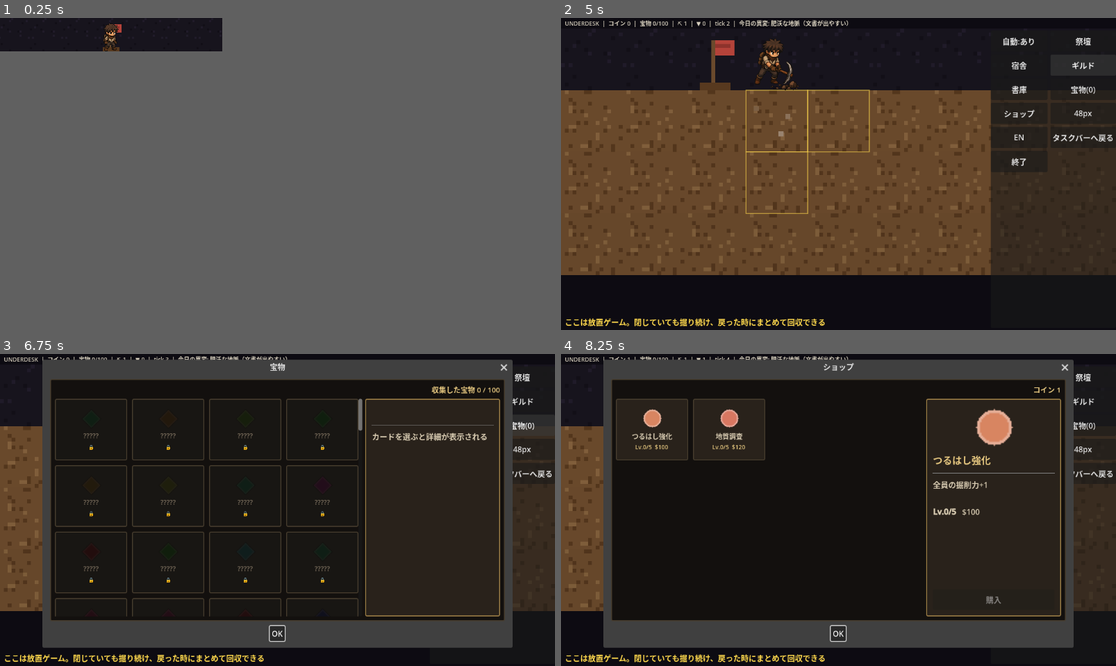
Above: before the commit, frames 1-4 (two rows, left to right).
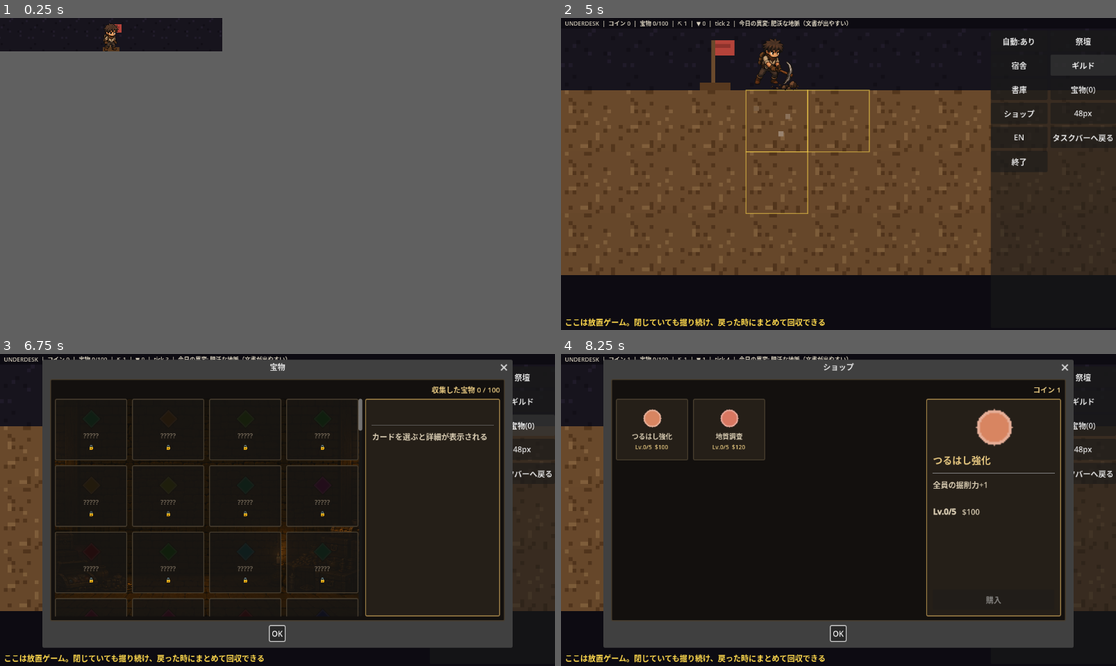
Above: after the commit, the same moments.

Repository: jinsei0604/UnderDesk
Game: Godot game, scene res://src/ui/main.tscn
Same seed, same stepped clock (60 frames per second), same inputs: the game is played once before the commit and once after it.
Inputs (mouse positions are in pixels of both pictures, inside the frame that each line leads up to):
- Up to frame 1 (0.25 s): no input
- Up to frame 2 (5 s): tap Enter at 0.5 s; drag from (672, 33) to (694, 27) at 0.52 s; click "自動:あり" at 1.25 s; click "自動:なし" at 2 s; click "祭壇" at 2.75 s; click "宿舎" at 3.5 s; click "ギルド" at 4.25 s
- Up to frame 3 (6.75 s): click "書庫" at 5 s; click "OK" at 5.75 s; click "宝物(0)" at 6.5 s
- Up to frame 4 (8.25 s): click "OK" at 7.25 s; click "ショップ" at 8 s

Frames 1-2 are identical in both runs. In frame 3, 0.8% of the frame differs, in the area x 9-65%, y 30-84%; in frame 4, less than 0.1%.

Commit message:
Add treasure dialog background; make cards translucent so it shows through
dialog_bg_treasure.png (torch-lit vault, chests and coin piles) wired
into the treasure dialog the same way as the archive. Since the
treasure grid can be packed with up to 100 items, an opaque card grid
would hide the backdrop entirely -- give the card fills (normal/hover/
selected/locked) alpha < 1 so the room reads through consistently
regardless of how full the shelf is, not just in the gaps.

Diff:
--- a/src/ui/card_dialog.gd
+++ b/src/ui/card_dialog.gd
@@ -11,11 +11,13 @@
 signal back_pressed
 
 ## Palette shared with the survey card: aged paper in a dark cabinet.
+## Card fills carry alpha < 1 so an illustrated background (§ archive/
+## treasure dialog_bg_*) reads through even when the grid is packed full.
 const COLOR_CABINET := Color(0.075, 0.065, 0.055)
-const COLOR_PAPER := Color(0.16, 0.135, 0.105)
-const COLOR_PAPER_HOVER := Color(0.21, 0.18, 0.14)
-const COLOR_PAPER_SELECTED := Color(0.24, 0.2, 0.14)
-const COLOR_LOCKED := Color(0.095, 0.085, 0.075)
+const COLOR_PAPER := Color(0.16, 0.135, 0.105, 0.82)
+const COLOR_PAPER_HOVER := Color(0.21, 0.18, 0.14, 0.86)
+const COLOR_PAPER_SELECTED := Color(0.24, 0.2, 0.14, 0.9)
+const COLOR_LOCKED := Color(0.095, 0.085, 0.075, 0.82)
 const COLOR_BORDER := Color(0.62, 0.5, 0.28)
 const COLOR_BORDER_DIM := Color(0.28, 0.24, 0.18)
 const COLOR_TITLE := Color(0.9, 0.78, 0.5)
--- a/src/ui/main.gd
+++ b/src/ui/main.gd
@@ -858,6 +858,7 @@
 func _build_treasure_dialog() -> void:
 	_treasure_dialog = UDCardDialog.create(locale.text("UI_TREASURES"), false)
 	_treasure_dialog.card_selected.connect(_on_treasure_card_selected)
+	_treasure_dialog.set_background(art.texture("dialog_bg_treasure"))
 	add_child(_treasure_dialog)
 
 
Binary file added: assets/art/dialog_bg_treasure.png
Not shown, added: assets/art/dialog_bg_treasure.png.import
